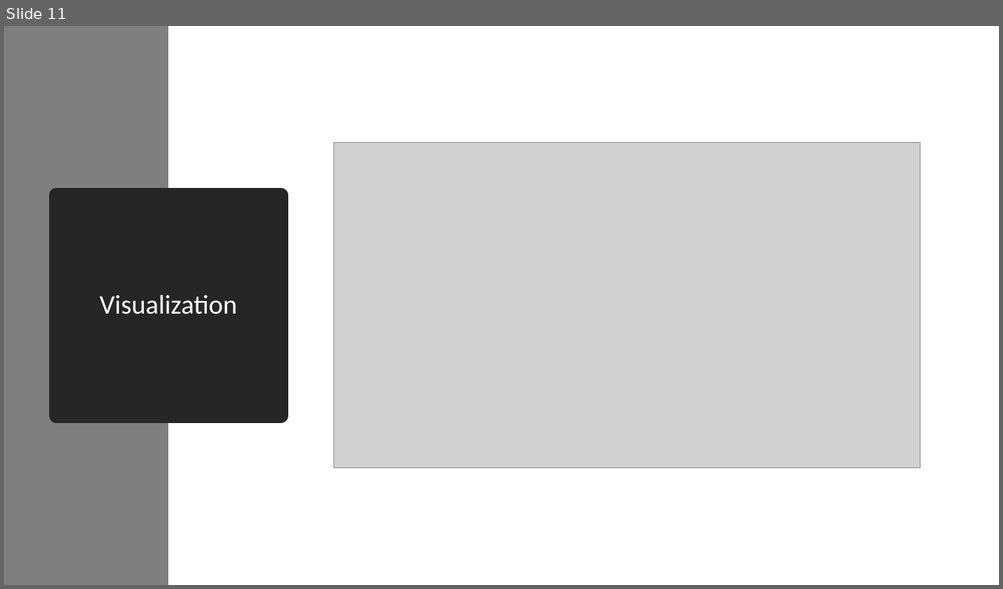
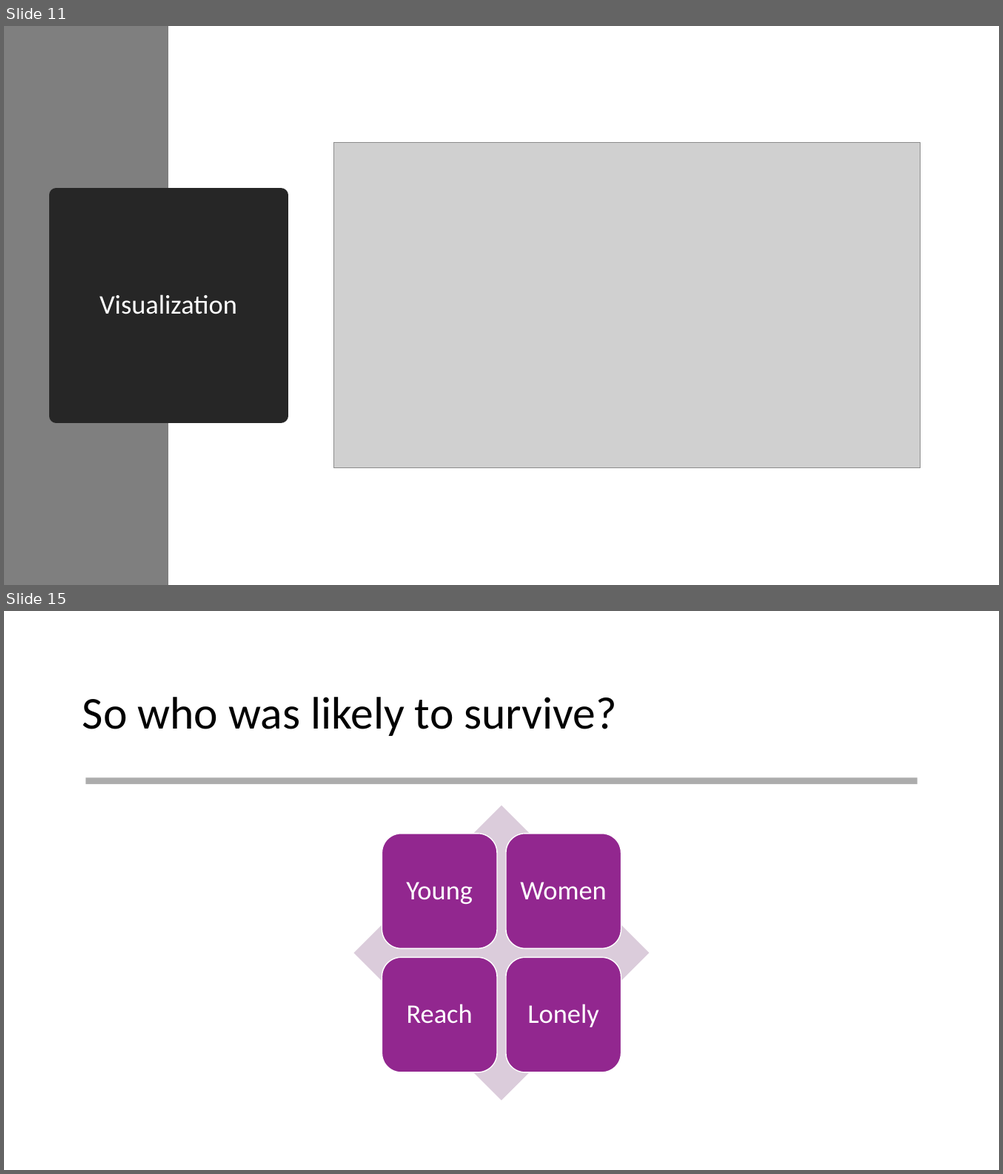
Before and after one commit to elenalazarus/Titanic-ML, a slide deck: titanic.pptx. Shown one above the other, each under a label of ours: slide 11 before the commit, slides 11 and 15 after it; the slides between them are not shown. The pictures are 1003x589 and 1003x1174 pixels, drawn with LibreOffice and Linux fonts; fonts in the diff are those of the drawing; grey boxes stand for pictures. Boxes give left, top, right and bottom in pixels: in the first picture for what was removed or moved away, otherwise in the second. Text is boxed around its words. In the diff, an @@ line names an element or a change of style, - is before the commit and + after.

```diff
--- a/titanic.pptx
+++ b/titanic.pptx
@@ slide 15 added at box(4, 611, 999, 1170), background #FFFFFF @@
@@ title added at box(82, 697, 617, 736), 44 pt, text #000000 @@
+So who was likely to survive?
@@ rectangle added at box(85, 778, 916, 785), fill #808080 at 65% opacity @@
@@ group added at box(354, 806, 649, 1101): 4 rounded rectangles, 4 texts, 1 diamond @@
+Young
+Women
+Reach
+Lonely
```
Also in this commit, not shown: 4 other slides added, 1 slide removed, 1 other file.
